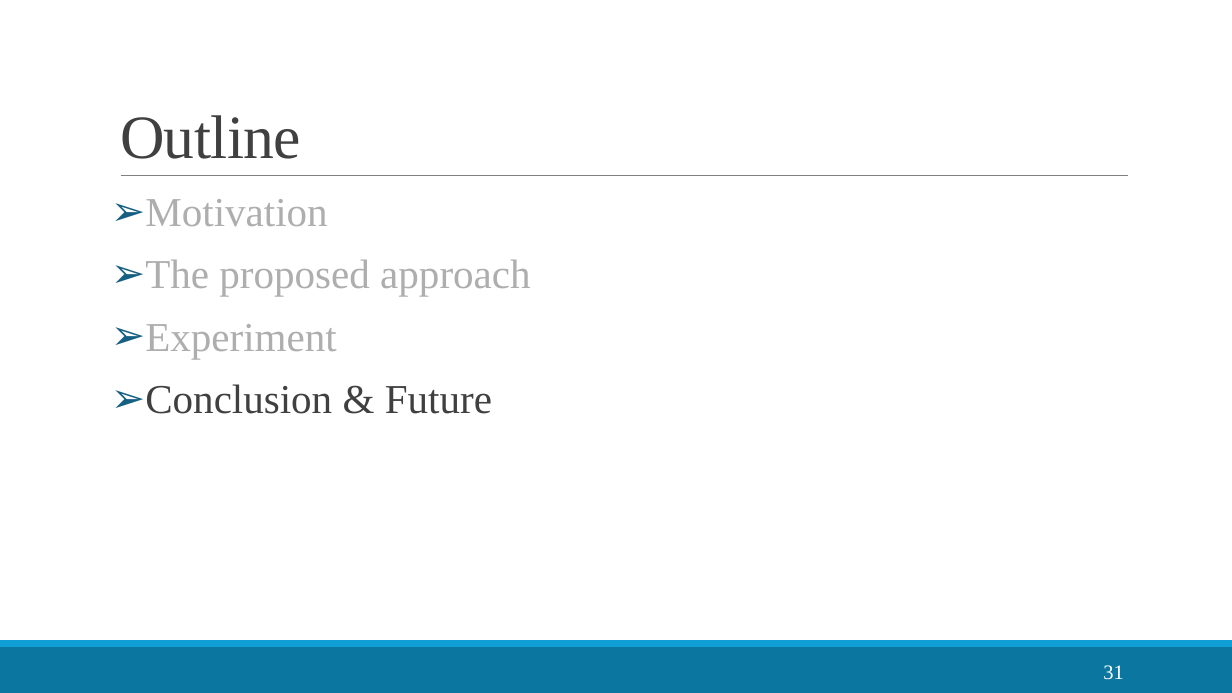
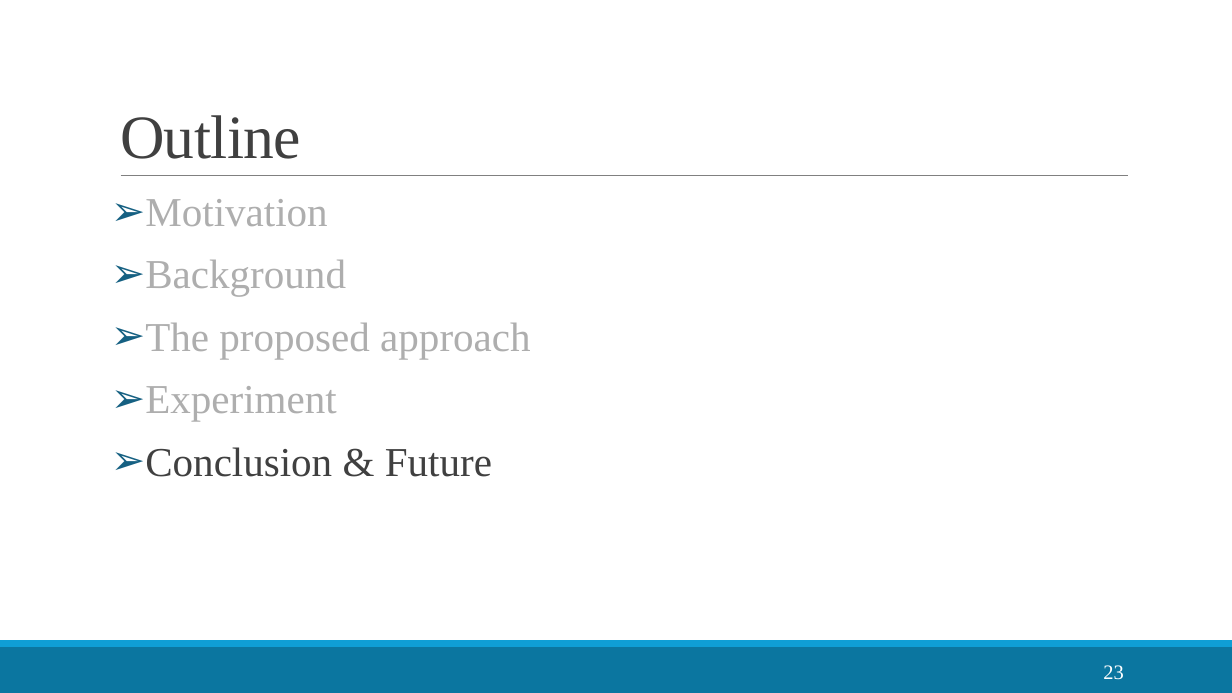
Before and after one commit to LloydGain/114_NTUT_Thesis, a slide deck: slide 23 of docs/thesis/114_楊宏傑_TCSE.pptx (slide 31 before the commit). Drawn at 1232x693 pixels with LibreOffice and Linux fonts; fonts in the diff are those of the drawing. Boxes give left, top, right and bottom in pixels: in the first picture for what was removed or moved away, otherwise in the second. Text is boxed around its words. In the diff, an @@ line names an element or a change of style, - is before the commit and + after.

```diff
--- a/docs/thesis/114_楊宏傑_TCSE.pptx
+++ b/docs/thesis/114_楊宏傑_TCSE.pptx
@@ text at [145,259,346,296]: paragraph added @@
+➢ Background
@@ page number at [1103,665,1123,680]: text changed @@
-31
+23
```
Also in this commit, not shown: 8 other slides changed, 4 slides added, 12 slides removed, 6 other files.
